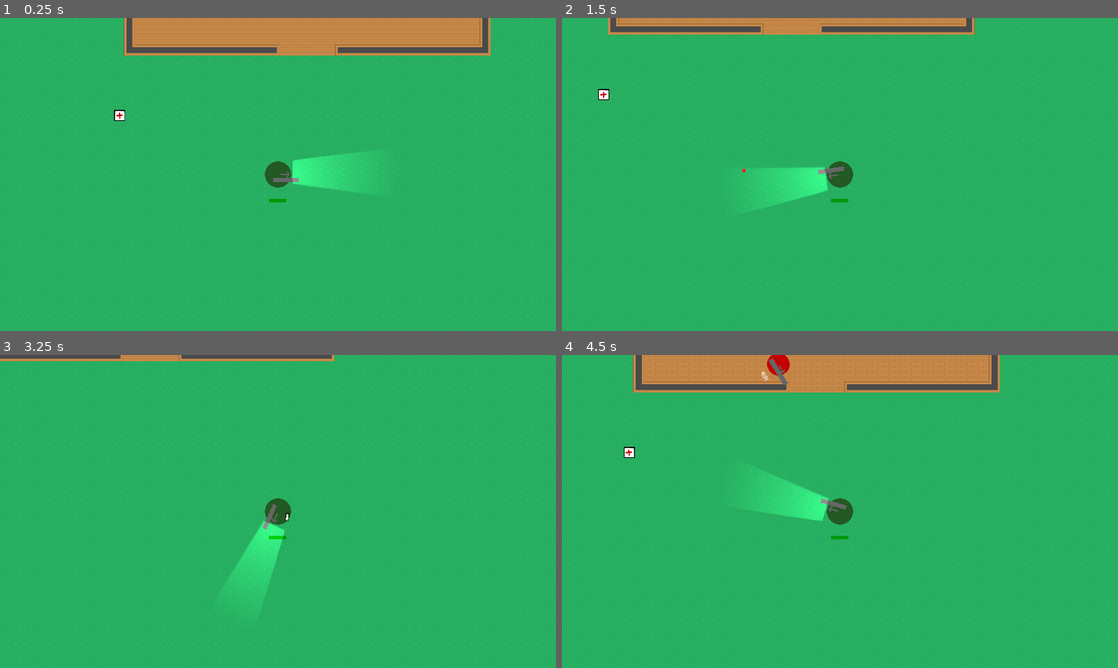
Above: before the commit, frames 1-4 (two rows, left to right).
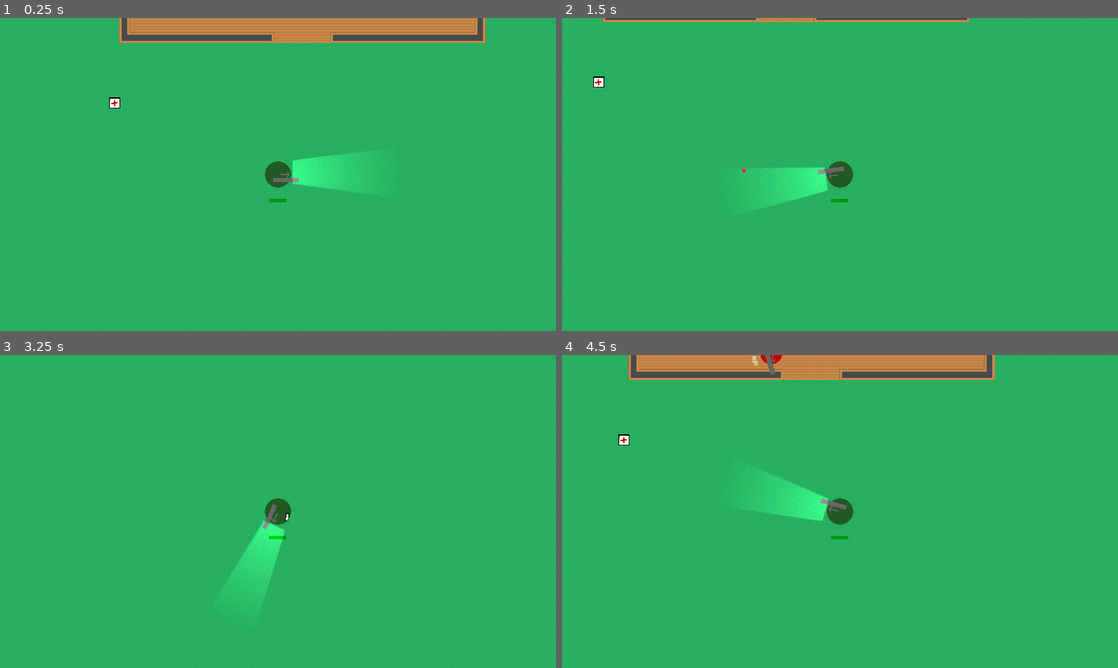
Above: after the commit, the same moments.

Repository: Berkybroon/project-nauvoo
Game: Godot game, scene res://main.tscn
Two runs of this game, one before a commit and one after it. Both use one fixed random seed, a clock stepped at 60 frames per second and the inputs below.
Inputs (mouse positions are in pixels of both pictures, inside the frame that each line leads up to):
- Up to frame 1 (0.25 s): no input
- Up to frame 2 (1.5 s): tap Enter at 0.5 s; move the mouse to (962, 158) at 0.52 s; hold D (move_right) 0.53-1.28 s; tap F (interact) at 0.6 s; move the mouse to (728, 190) at 1.27 s; hold S (move_down) from 1.28 s (still down); click (728, 190) at 1.35 s
- Up to frame 3 (3.25 s): tap F (interact) at 1.55, 2.1, 3.05 s; move the mouse to (333, 442) at 2.02 s; release S (move_down) at 2.03 s; hold D (move_right) 2.03-2.78 s; tap Space at 2.75 s; move the mouse to (250, 574) at 2.77 s; hold W (move_up) from 2.78 s (still down); tap T (mag_check) at 2.85 s
- Up to frame 4 (4.5 s): move the mouse to (1006, 558) at 3.52 s; release W (move_up) at 3.53 s; hold Left (move_left) from 3.53 s (still down); tap Shift (sprint) at 3.6 s; tap F (interact) at 3.8, 4.35 s; move the mouse to (673, 464) at 4.27 s

The runs differ from the first frame. In frame 1, 4.3% of the frame differs, in the area x 19-89%, y 0-33%; in frame 2, 3.2%; in frame 3, 1.2%; in frame 4, 4.5%, in the area x 10-79%, y 0-33%.

Commit message:
Tried adding "push" impulse effect on enemy item drops.
Doesn't work lol

Diff:
--- a/enemy.gd
+++ b/enemy.gd
@@ -6,7 +6,9 @@
 @onready var state_machine = $StateMachine as StateMachine
 @onready var vision_ray_cast_2d = $VisionRayCast2D as RayCast2D
 
+@export_group("Loot Table")
 @export var healthpack_scene: PackedScene
+@export var cigarettes_scene: PackedScene
 
 @export_group("Locomotion")
 @export var rotation_speed: float = 2
@@ -21,6 +23,8 @@
 
 var current_speed
 var health = 100  # Add health for the enemy
+
+var rng = RandomNumberGenerator.new()
 
 func _ready():
 	var navigation_map = get_tree().get_first_node_in_group("tilemap").get_navigation_map()
@@ -70,6 +74,7 @@
 func bullet_impact():
 	take_damage(25)
 
+# Reduce health and check for death.
 func take_damage(damage: int):
 	health -= damage
 	print("enemy hit! health: ", health)
@@ -84,12 +89,45 @@
 
 func generate_item_drops():
 
-	var healthpack_instance = healthpack_scene.instantiate()
-	healthpack_instance.global_position = global_position # Set spawn position
+	# Initialize array of scenes of generated items.
+	var drops = []
 
-	# Put physics here - "push" the item in random direction when dropped
+	# Generate random number (consider it a 'luck' value).
+	var random_number = rng.randi_range(1, 100)
 
-	get_tree().get_current_scene().call_deferred("add_child", healthpack_instance)
+	# Drop health pack (guaranteed for now)
+	drops.append(healthpack_scene)
+
+	if random_number > 50:
+		drops.append(cigarettes_scene)
+
+	# Iterate through array and spawn all drops.
+	for drop in drops:
+		var instance = drop.instantiate()
+		instance.global_position = global_position
+		get_tree().get_current_scene().call_deferred("add_child", instance)
+
+		# Make sure root node is a RigidBody2D
+		if instance is RigidBody2D:
+			print(instance)
+			instance.sleeping = false
+
+			# Apply random push after ensuring it's in the tree
+			var random_angle = rng.randf() * TAU
+			var push_direction = Vector2(cos(random_angle), sin(random_angle))
+			var push_strength = 1000.0
+
+			# Use deferred call for impulse application
+			instance.call_deferred("apply_impulse", Vector2.ZERO, push_direction * push_strength)
+
+			# Debug: Check if the instance is in the tree. Remove later.
+			if not instance.is_inside_tree():
+				print("Instance is not properly added to the tree!")
+			else:
+				print("Instance added successfully.")
+			print("Linear velocity after impulse: ", instance.linear_velocity)
+
+
 
 func remove_from_scene():
 	queue_free()
--- a/enemy_armed.tscn
+++ b/enemy_armed.tscn
@@ -6,6 +6,7 @@
 [ext_resource type="Texture2D" uid="uid://c1chriiv11n4l" path="res://base_wep.png" id="2_xqypx"]
 [ext_resource type="Texture2D" uid="uid://ct0g3c271022n" path="res://base_wep_fire.png" id="3_s8vju"]
 [ext_resource type="PackedScene" uid="uid://culpao00slow3" path="res://health_pickup.tscn" id="3_wa1s5"]
+[ext_resource type="PackedScene" uid="uid://cbvknjvv7ixyi" path="res://items/cigarettes.tscn" id="4_xcs75"]
 [ext_resource type="Script" path="res://state_machine.gd" id="5_bxe5l"]
 [ext_resource type="Script" path="res://idle.gd" id="6_6gmxe"]
 [ext_resource type="Script" path="res://random_timer.gd" id="7_w5ptc"]
@@ -43,6 +44,7 @@
 script = ExtResource("1_pvddh")
 bullet_scene = ExtResource("2_v001w")
 healthpack_scene = ExtResource("3_wa1s5")
+cigarettes_scene = ExtResource("4_xcs75")
 max_vision_distance = 500
 
 [node name="Sprite2D" type="Sprite2D" parent="."]
--- /dev/null
+++ b/item_pickup_base.gd
@@ -0,0 +1,59 @@
+extends RigidBody2D
+
+var player_in_range = false
+
+@export var item_resource: ItemBase
+
+# Called when the node enters the scene tree for the first time.
+func _ready() -> void:
+
+	# Hide pickup prompt
+	$PickupPrompt.visible = false
+
+	# Enable contact reporting to detect collisions
+	contact_monitor = true
+	max_contacts_reported = 1
+
+	# Connect signals from pickup range area
+	$Area2D.connect("body_entered", Callable(self, "_on_body_entered"))
+	$Area2D.connect("body_exited", Callable(self, "_on_body_exited"))
+
+# Called every frame. 'delta' is the elapsed time since the previous frame.
+func _process(delta: float) -> void:
+
+	# Positioning and rotation correction
+	$PickupPrompt.rotation = -rotation
+	$PickupPrompt.global_position.x = global_position.x - 20
+	$PickupPrompt.global_position.y = global_position.y - 100
+
+	# Pickup action
+	if player_in_range:
+		if Input.is_action_just_pressed("interact"):
+
+			# Try to add to player inventory
+			if $"../HUD/Inventory".add_item(item_resource):
+				queue_free()
+
+func _integrate_forces(state: PhysicsDirectBodyState2D) -> void:
+
+	# Check for collisions
+	for i in range(state.get_contact_count()):
+		var collider = state.get_contact_collider_object(i)
+
+		## Automatic pickup & heal if player is missing health
+		#if collider is Player:
+		#	if collider.health < collider.max_health:
+		#		collider.health += 50
+		#		queue_free()
+
+# Signal when a body enters the detection area
+func _on_body_entered(body):
+	if body.name == "Player":
+		$PickupPrompt.visible = true
+		player_in_range = true
+
+# Signal when a body exits the detection area
+func _on_body_exited(body):
+	if body.name == "Player":
+		$PickupPrompt.visible = false
+		player_in_range = false
--- /dev/null
+++ b/items/cigarettes.tres
@@ -0,0 +1,12 @@
+[gd_resource type="Resource" script_class="ItemBase" load_steps=3 format=3 uid="uid://d2rhl6eergfcr"]
+
+[ext_resource type="Texture2D" uid="uid://xhml11u5araf" path="res://sprites/pickups/smoxe.png" id="1_i4cs0"]
+[ext_resource type="Script" path="res://item_base.gd" id="1_kxuwt"]
+
+[resource]
+script = ExtResource("1_kxuwt")
+name = "Red Star Cigarettes"
+description = "An opened packet of Red Star cigarettes. Not good for you, but somewhat valuable."
+icon = ExtResource("1_i4cs0")
+is_stackable = false
+max_stack = 1
--- /dev/null
+++ b/items/cigarettes.tscn
@@ -0,0 +1,18 @@
+[gd_scene load_steps=3 format=3 uid="uid://cbvknjvv7ixyi"]
+
+[ext_resource type="Texture2D" uid="uid://xhml11u5araf" path="res://sprites/pickups/smoxe.png" id="1_f2mxm"]
+
+[sub_resource type="RectangleShape2D" id="RectangleShape2D_5io5d"]
+size = Vector2(41, 55.5)
+
+[node name="Cigarettes" type="RigidBody2D"]
+collision_layer = 64
+collision_mask = 3
+gravity_scale = 0.0
+
+[node name="Sprite2D" type="Sprite2D" parent="."]
+texture = ExtResource("1_f2mxm")
+
+[node name="CollisionShape2D" type="CollisionShape2D" parent="."]
+position = Vector2(-5.5, 1.75)
+shape = SubResource("RectangleShape2D_5io5d")
--- a/main.tscn
+++ b/main.tscn
@@ -777,7 +777,7 @@
 tile_set = SubResource("TileSet_1dauy")
 
 [node name="Player" parent="." groups=["player"] instance=ExtResource("1_oajdq")]
-position = Vector2(1376, 505)
+position = Vector2(1405, 576)
 scale = Vector2(0.5, 0.5)
 collision_mask = 6
 
@@ -799,6 +799,10 @@
 position = Vector2(466, 166)
 
 [node name="HUD" type="CanvasLayer" parent="."]
+
+[node name="Inventory" type="Node" parent="HUD"]
+script = ExtResource("7_i5aok")
+max_slots = 12
 
 [node name="InventoryGrid" type="GridContainer" parent="HUD" node_paths=PackedStringArray("inventory_manager", "popup_menu")]
 offset_left = 29.0
@@ -813,8 +817,4 @@
 
 [node name="PopupMenu" type="PopupMenu" parent="HUD"]
 
-[node name="Inventory" type="Node" parent="HUD"]
-script = ExtResource("7_i5aok")
-max_slots = 2
-
 [connection signal="item_added" from="HUD/Inventory" to="HUD/InventoryGrid" method="_on_inventory_item_added"]
Not shown: 1 places in enemy_armed.tscn that only renumber resources
Binary file added: sprites/pickups/smoxe.png
Not shown, added: sprites/pickups/smoxe.png.import
